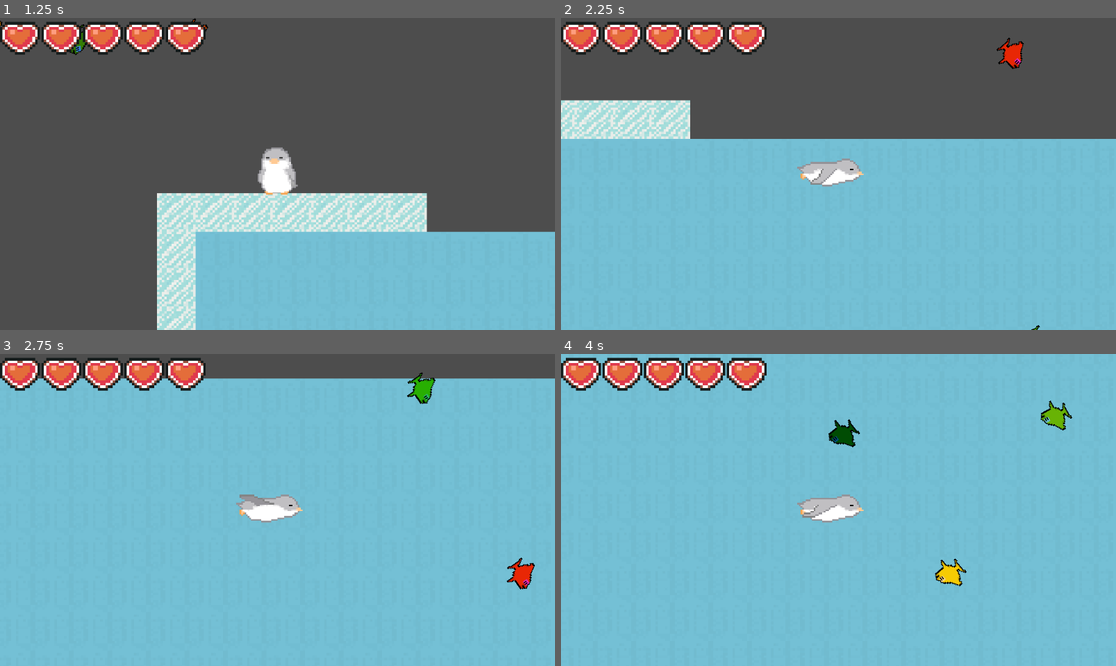
Above: before the commit, frames 1-4 (two rows, left to right).
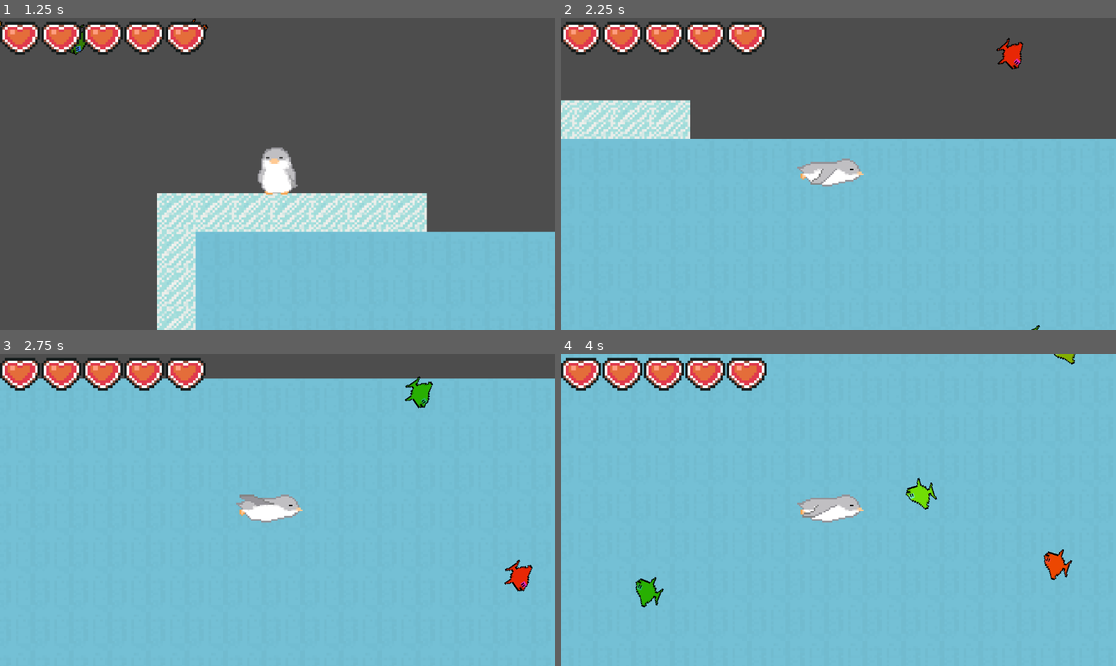
Above: after the commit, the same moments.

Repository: Jesuscanwalk/Under-da-sea
Game: Godot game, scene res://menus/main menu.tscn
Same seed, same stepped clock (60 frames per second), same inputs: the game is played once before the commit and once after it. The project has no main scene, so this scene is started directly.
Inputs:
- Up to frame 1 (1.25 s): click "START" at 0.5 s
- Up to frame 2 (2.25 s): hold D (right) from 1.28 s (still down); tap Space (jump) at 1.52 s
- Up to frame 3 (2.75 s): keep holding D (right); tap Space (jump) at 2.27 s
- Up to frame 4 (4 s): release D (right) at 2.78 s; hold A (left) 2.78-3.53 s; hold D (right) from 3.53 s (still down); tap Space (jump) at 3.77 s

Frame 1 is identical in both runs. In frame 2, less than 0.1% of the frame differs, in the area x 78-87%, y 6-100%; in frame 3, 0.5%; in frame 4, 1.8%, in the area x 13-93%, y 0-82%.
Error in both runs: Invalid access to property or key 'currentHealth' on a base object of type 'CharacterBody2D (Player)'. (res://test.gd:31)

Commit message:
hit boxes

Diff:
--- a/under-da-sea/mob/mob.gd
+++ b/under-da-sea/mob/mob.gd
@@ -20,18 +20,6 @@
 		if body is Player:
 			_player = null
 	)
-	hitbox.body_entered.connect(func (body: Node) -> void:
-		if body is Player:
-			body.health -= damage
-			damage_timer.start()
-			)
-	hitbox.body_exited.connect(func (body: Node) -> void:
-		if body is Player:
-			damage_timer.stop()
-			)
-	damage_timer.timeout.connect(func () -> void:
-		_player.health -= damage
-		)
 
 func _physics_process(delta: float) -> void:
 	if _player == null:
--- a/under-da-sea/player/player.gd
+++ b/under-da-sea/player/player.gd
@@ -64,3 +64,7 @@
 func _on_water_detection_water_state_changed(is_in_water):
 	self.is_in_water = is_in_water
 	print(is_in_water)
+
+
+func _on_hurt_box_area_entered(area: Area2D) -> void:
+	pass # Replace with function body.
--- a/under-da-sea/player/player.tscn
+++ b/under-da-sea/player/player.tscn
@@ -138,4 +138,10 @@
 [node name="WaterDetection" parent="." instance=ExtResource("3_101xf")]
 position = Vector2(-1, -2)
 
+[node name="HurtBox" type="Area2D" parent="."]
+
+[node name="CollisionShape2D" type="CollisionShape2D" parent="HurtBox"]
+shape = SubResource("CircleShape2D_xuwma")
+
 [connection signal="water_state_changed" from="WaterDetection" to="." method="_on_water_detection_water_state_changed"]
+[connection signal="area_entered" from="HurtBox" to="." method="_on_hurt_box_area_entered"]
